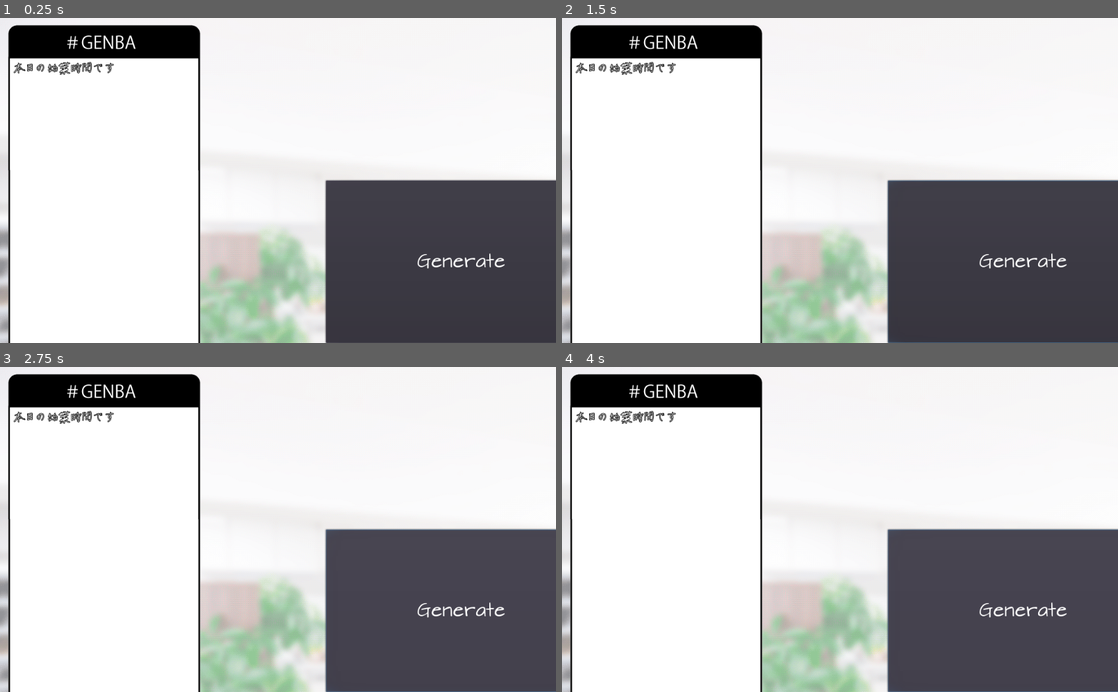
Above: before the commit, frames 1-4 (two rows, left to right).
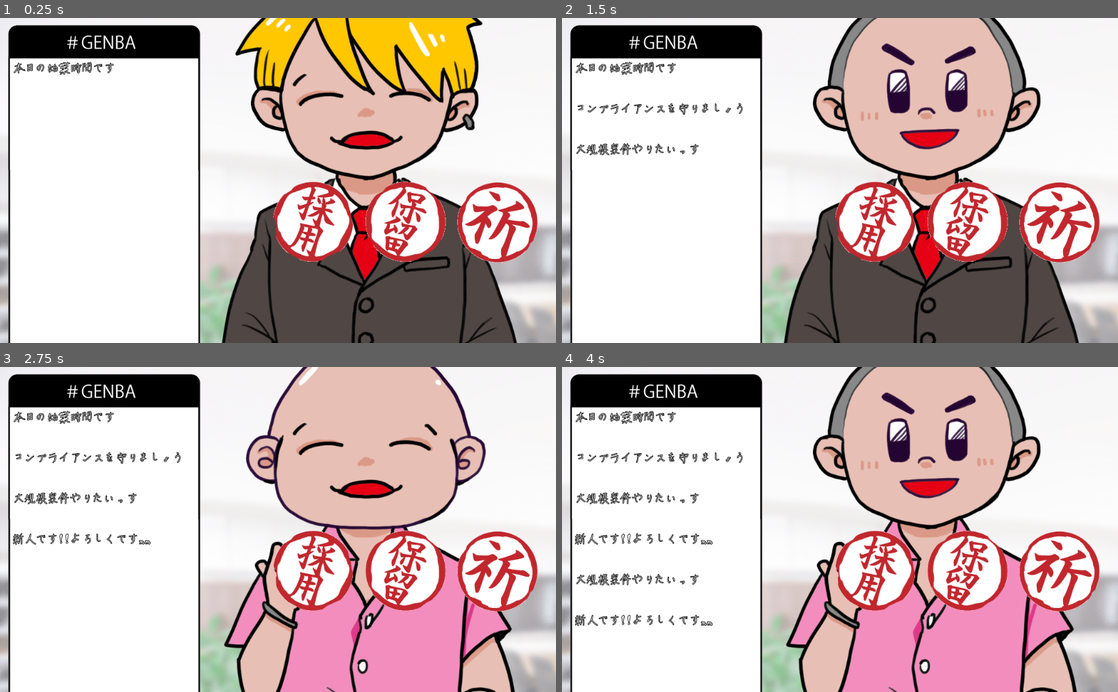
Above: after the commit, the same moments.

Repository: manzyun/PrayForApply
Game: Godot game, scene res://scenes/main.tscn
Same seed, same stepped clock (60 frames per second), same inputs: the game is played once before the commit and once after it.
Inputs (mouse positions are in pixels of both pictures, inside the frame that each line leads up to):
- Up to frame 1 (0.25 s): no input
- Up to frame 2 (1.5 s): click (1023, 261) at 0.5 s, where only the run before the commit has a clickable "Generate"; click (873, 222) at 1.27 s
- Up to frame 3 (2.75 s): click (405, 571) at 2.02 s
- Up to frame 4 (4 s): click (1056, 571) at 2.77 s; click (1023, 610) at 3.5 s, where only the run before the commit has a clickable "Generate"

The runs differ from the first frame. In frame 1, 37% of the frame differs, in the area x 39-100%, y 0-100%; in frame 2, 36%; in frame 3, 45%, in the area x 2-100%, y 0-100%; in frame 4, 44%.

Commit message:
Add scenes, textures, fonts and scripts.
変数名をapplyerで統一しました．さらばjob_seeker．
ジェネレートボタンも無くなりました．代わりに採用保留お祈りボタンがやってきました．
わーい．

Diff:
--- a/scenes/main.tscn
+++ b/scenes/main.tscn
@@ -6,6 +6,29 @@
 [ext_resource path="res://scripts/#GENBA.gd" type="Script" id=4]
 [ext_resource path="res://textures/bg.png" type="Texture" id=5]
 [ext_resource path="res://fonts/mogihaPen_ver120/mogihaPen.ttf" type="DynamicFontData" id=6]
+[ext_resource path="res://textures/applyer_head03.png" type="Texture" id=7]
+[ext_resource path="res://textures/applyer_head04.png" type="Texture" id=8]
+[ext_resource path="res://textures/applyer_body02.png" type="Texture" id=9]
+[ext_resource path="res://textures/applyer_head01.png" type="Texture" id=10]
+[ext_resource path="res://textures/applyer_body01.png" type="Texture" id=11]
+[ext_resource path="res://textures/applyer_head02.png" type="Texture" id=12]
+[ext_resource path="res://scripts/Applyer.gd" type="Script" id=13]
+
+[sub_resource type="SpriteFrames" id=2]
+animations = [ {
+"frames": [ ExtResource( 11 ), ExtResource( 9 ) ],
+"loop": true,
+"name": "body",
+"speed": 5.0
+} ]
+
+[sub_resource type="SpriteFrames" id=3]
+animations = [ {
+"frames": [ ExtResource( 10 ), ExtResource( 12 ), ExtResource( 7 ), ExtResource( 8 ) ],
+"loop": true,
+"name": "head",
+"speed": 5.0
+} ]
 
 [sub_resource type="DynamicFont" id=1]
 size = 21
@@ -17,8 +40,8 @@
 script = ExtResource( 1 )
 
 [node name="main_HUD" parent="." instance=ExtResource( 2 )]
-offset = Vector2( 600, 300 )
-transform = Transform2D( 1, 0, 0, 1, 600, 300 )
+offset = Vector2( 500, 300 )
+transform = Transform2D( 1, 0, 0, 1, 500, 300 )
 
 [node name="Texture" type="Control" parent="."]
 margin_right = 40.0
@@ -33,6 +56,23 @@
 margin_right = 383.0
 margin_bottom = 927.0
 texture = ExtResource( 3 )
+
+[node name="Applyer" type="Node2D" parent="."]
+position = Vector2( 680, 280 )
+scale = Vector2( 0.8, 0.8 )
+script = ExtResource( 13 )
+__meta__ = {
+"_edit_group_": true
+}
+
+[node name="Body" type="AnimatedSprite" parent="Applyer"]
+frames = SubResource( 2 )
+animation = "body"
+
+[node name="Head" type="AnimatedSprite" parent="Applyer"]
+frames = SubResource( 3 )
+animation = "head"
+frame = 2
 
 [node name="#GENBA" type="Control" parent="."]
 script = ExtResource( 4 )
@@ -50,5 +90,9 @@
 margin_bottom = 22.0
 custom_fonts/font = SubResource( 1 )
 
-[connection signal="generate_job_seeker" from="main_HUD" to="." method="_job_seeker_generator"]
+[connection signal="apply" from="main_HUD" to="." method="_game_controller"]
+[connection signal="generate_applyer_graphics" from="main_HUD" to="Applyer" method="_generate_applyer_graphics"]
+[connection signal="generate_applyer_status" from="main_HUD" to="." method="_applyer_status_generator"]
 [connection signal="posting_start" from="main_HUD" to="#GENBA" method="_posting"]
+[connection signal="pray" from="main_HUD" to="." method="_game_controller"]
+[connection signal="stay" from="main_HUD" to="." method="_game_controller"]
--- a/scenes/main_HUD.tscn
+++ b/scenes/main_HUD.tscn
@@ -1,24 +1,33 @@
-[gd_scene load_steps=4 format=2]
+[gd_scene load_steps=5 format=2]
 
 [ext_resource path="res://scripts/main_HUD.gd" type="Script" id=1]
-[ext_resource path="res://fonts/architect-s-daughter/ArchitectsDaughter32.tres" type="DynamicFont" id=2]
-[ext_resource path="res://scenes/FlameProgress.tscn" type="PackedScene" id=3]
+[ext_resource path="res://textures/btn_hold.png" type="Texture" id=3]
+[ext_resource path="res://textures/btn_adopt.png" type="Texture" id=4]
+[ext_resource path="res://textures/btn_pray.png" type="Texture" id=5]
 
 [node name="main_HUD" type="CanvasLayer"]
 script = ExtResource( 1 )
 
-[node name="GenerateButton" type="Button" parent="."]
-margin_right = 500.0
-margin_bottom = 300.0
+[node name="apply" type="TextureButton" parent="."]
+margin_right = 152.0
+margin_bottom = 152.0
+texture_normal = ExtResource( 4 )
 
-[node name="Label" type="Label" parent="GenerateButton"]
-margin_right = 500.0
-margin_bottom = 300.0
-custom_fonts/font = ExtResource( 2 )
-text = "Generate"
-align = 1
-valign = 1
+[node name="stay" type="TextureButton" parent="."]
+margin_left = 170.0
+margin_right = 322.0
+margin_bottom = 152.0
+rect_pivot_offset = Vector2( -1238, 52 )
+texture_normal = ExtResource( 3 )
 
-[node name="FlameProgress" parent="." instance=ExtResource( 3 )]
+[node name="pray" type="TextureButton" parent="."]
+margin_left = 340.0
+margin_top = 1.0
+margin_right = 492.0
+margin_bottom = 153.0
+rect_pivot_offset = Vector2( -1238, 52 )
+texture_normal = ExtResource( 5 )
 
-[connection signal="pressed" from="GenerateButton" to="." method="_on_GenerateButton_pressed"]
+[connection signal="pressed" from="apply" to="." method="_on_apply_pressed"]
+[connection signal="pressed" from="stay" to="." method="_on_stay_pressed"]
+[connection signal="pressed" from="pray" to="." method="_on_pray_pressed"]
--- /dev/null
+++ b/scripts/Applyer.gd
@@ -0,0 +1,14 @@
+extends Node2D
+
+onready var animated_sprite_body = $Body
+onready var animated_sprite_head = $Head
+
+func _ready():
+    pass
+
+func _generate_applyer_graphics():
+    var rng = RandomNumberGenerator.new()
+    rng.randomize()
+
+    animated_sprite_body.frame = rng.randi()
+    animated_sprite_head.frame = rng.randi()
--- a/scripts/main.gd
+++ b/scripts/main.gd
@@ -3,14 +3,11 @@
 func _ready():
     pass
 
-func _process(delta):
-    pass
-
 func construct_prayer():
     var result = 0
 
-func construct_job_seeker():
-    var job_seeker_dict = {
+func construct_applyer():
+    var applyer_dict = {
         "name": "nanashi",
         "age": 0,
         "edu": "hoisotsu",
@@ -19,12 +16,12 @@
         "occupation": 0,
         "employment": 0,
         }
-    return job_seeker_dict
+    return applyer_dict
 
-func _job_seeker_generator():
+func _applyer_status_generator():
     var rng = RandomNumberGenerator.new()
     rng.randomize()
-    var job_seeker_status_dict = construct_job_seeker()
+    var applyer_status_dict = construct_applyer()
 
     var surname = [
         "Satou",
@@ -63,18 +60,18 @@
     var license = license_list[rng.randi() % license_list.size()]
     var occupation = rng.randi_range(0, 3)
     var employment = rng.randi_range(0, 3)
-    job_seeker_status_dict["name"] = fullname
-    job_seeker_status_dict["age"] = age
-    job_seeker_status_dict["edu"] = edu
-    job_seeker_status_dict["workhis"] = workhis
-    job_seeker_status_dict["license"] = license
-    job_seeker_status_dict["occupation"] = occupation
-    job_seeker_status_dict["employment"] = employment
-    print_debug(job_seeker_status_dict)
-    return job_seeker_status_dict
+    applyer_status_dict["name"] = fullname
+    applyer_status_dict["age"] = age
+    applyer_status_dict["edu"] = edu
+    applyer_status_dict["workhis"] = workhis
+    applyer_status_dict["license"] = license
+    applyer_status_dict["occupation"] = occupation
+    applyer_status_dict["employment"] = employment
+    print_debug(applyer_status_dict)
+    return applyer_status_dict
 
-
-
-
-func game_controller():
+# ここでプレイヤー操作の評価を行う
+# 状態 -> 0:採用, 1:保留, 2:お祈り
+func _game_controller(var status):
+    print_debug(status)
     pass
--- a/scripts/main_HUD.gd
+++ b/scripts/main_HUD.gd
@@ -1,16 +1,34 @@
 extends CanvasLayer
 
-signal generate_job_seeker
+signal generate_applyer_status
+signal generate_applyer_graphics
 signal posting_start
 
+# 求職者の面接結果
+signal apply    # 状態0
+signal stay     # 状態1
+signal pray     # 状態2
+
 func _ready():
-	pass
+    pass
 
-func _on_GenerateButton_pressed():
-	emit_signal("generate_job_seeker")
+func _on_apply_pressed():
+    emit_signal("generate_applyer_status")
+    emit_signal("generate_applyer_graphics")
+    emit_signal("posting_start")
+    emit_signal("apply", 0)
+    pass
 
-func _process(delta):
-	update_flame_progress(50)
+func _on_stay_pressed():
+    emit_signal("generate_applyer_status")
+    emit_signal("generate_applyer_graphics")
+    emit_signal("posting_start")
+    emit_signal("stay", 1)
+    pass
 
-func update_flame_progress(flame_point):
-	$FlameProgress.value = flame_point
+func _on_pray_pressed():
+    emit_signal("generate_applyer_status")
+    emit_signal("generate_applyer_graphics")
+    emit_signal("posting_start")
+    emit_signal("pray", 2)
+    pass
Not shown: 1 places in scenes/main.tscn that only renumber resources
Binary file added: textures/applyer_body01.png
Not shown, added: textures/applyer_body01.png.import
Binary file added: textures/applyer_body02.png
Not shown, added: textures/applyer_body02.png.import
Binary file added: textures/applyer_head01.png
Not shown, added: textures/applyer_head01.png.import
Binary file added: textures/applyer_head02.png
Not shown, added: textures/applyer_head02.png.import
Binary file added: textures/applyer_head03.png
Not shown, added: textures/applyer_head03.png.import
Binary file added: textures/applyer_head04.png
(and 1 more such lines)
